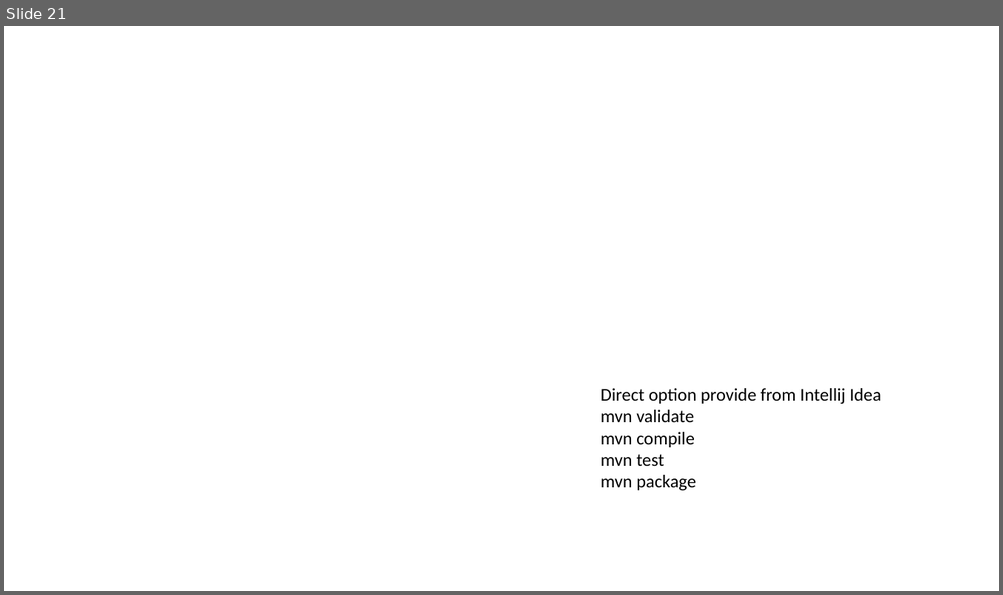
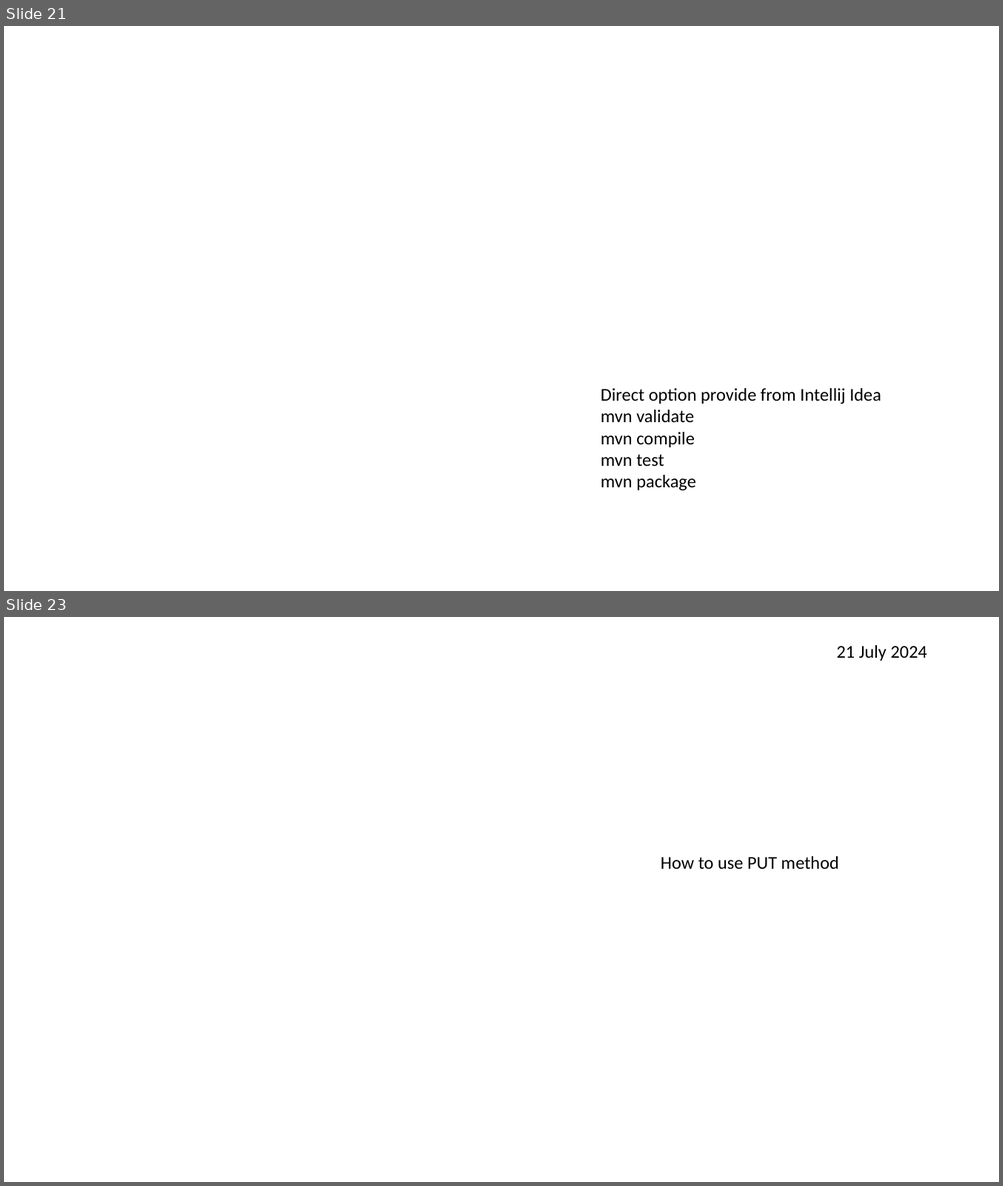
Before and after one commit to ajaythink/Spring-Boot-Learning, a slide deck: Spring Boot Notes.pptx. Shown one above the other, each under a label of ours: slide 21 before the commit, slides 21 and 23 after it; the slides between them are not shown. The pictures are 1003x595 and 1003x1186 pixels, drawn with LibreOffice and Linux fonts; fonts in the diff are those of the drawing; background and template pictures are left out. Boxes give left, top, right and bottom in pixels: in the first picture for what was removed or moved away, otherwise in the second. Text is boxed around its words. In the diff, an @@ line names an element or a change of style, - is before the commit and + after.

```diff
--- a/Spring Boot Notes.pptx
+++ b/Spring Boot Notes.pptx
@@ slide 23 added at [4,617,999,1182], background picture (left out) @@
@@ text added at [836,645,927,661], 19.1 pt, text #000000 @@
+21 July 2024
@@ text added at [660,856,839,869], 19.1 pt, text #000000 @@
+How to use PUT method
```
Also in this commit, not shown: 2 other slides added, 1 other file.
